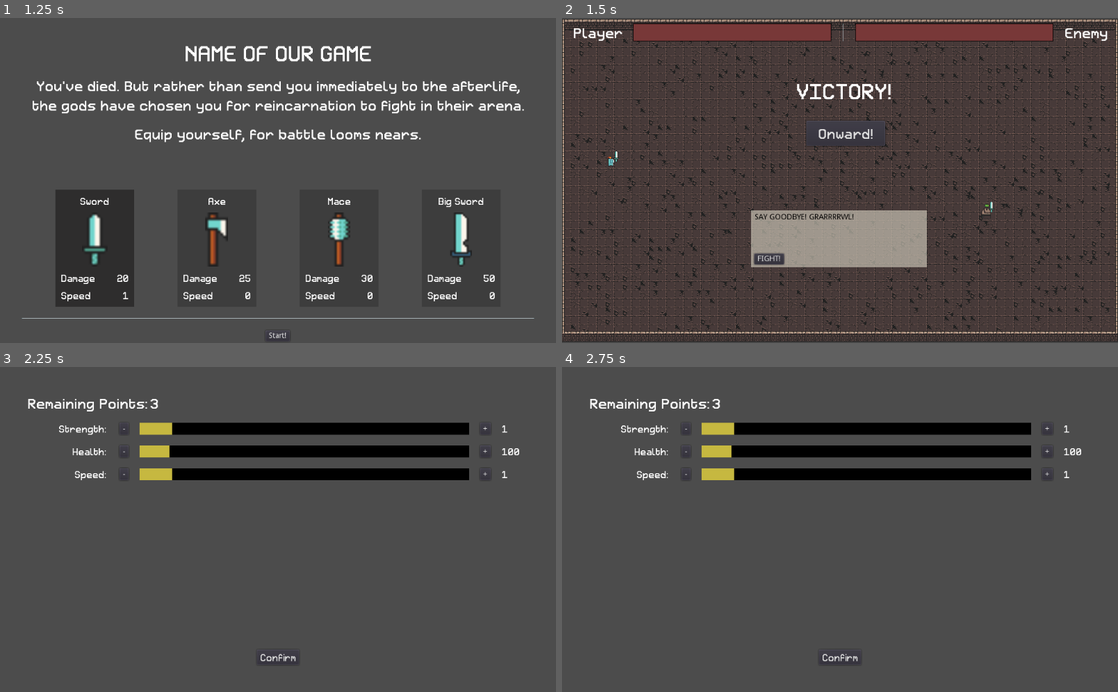
Above: before the commit, frames 1-4 (two rows, left to right).
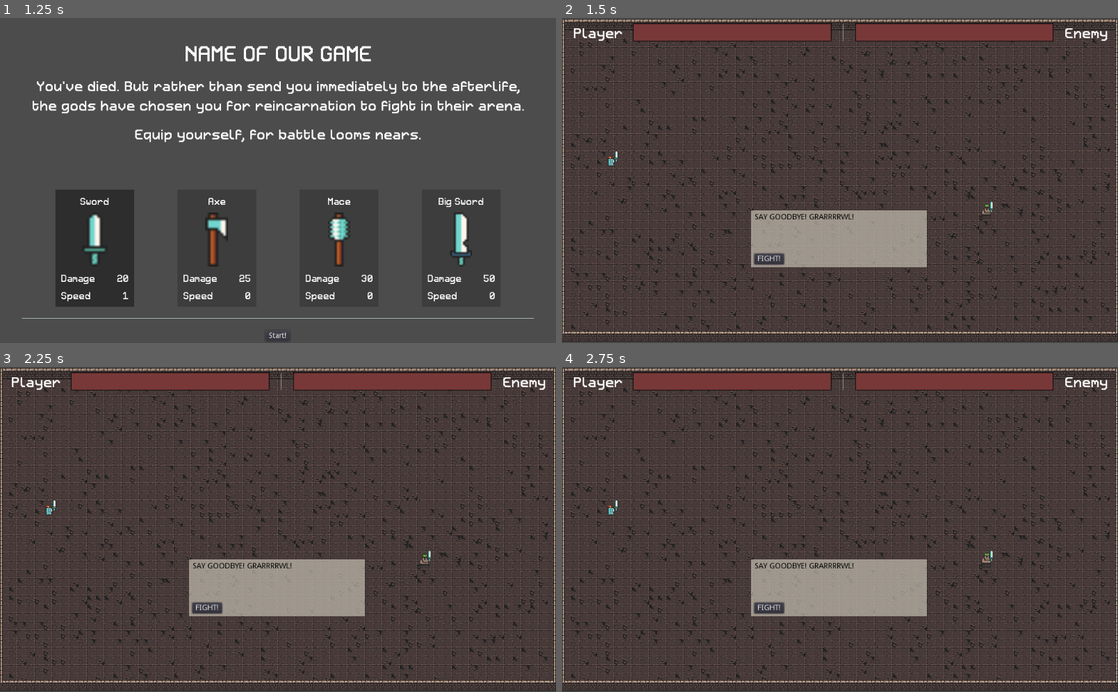
Above: after the commit, the same moments.

Repository: josephmbustamante/ludum-dare-45
Game: Godot game, scene res://Scenes/WeaponPickerScreen.tscn
Two runs of this game, one before a commit and one after it. Both use one fixed random seed, a clock stepped at 60 frames per second and the inputs below.
Inputs (mouse positions are in pixels of both pictures, inside the frame that each line leads up to):
- Up to frame 1 (1.25 s): tap Enter at 0.5 s; move the mouse to (94, 248) at 0.52 s; hold Right (right) from 0.53 s (still down); click (94, 248) at 0.6 s
- Up to frame 2 (1.5 s): release Right (right) at 1.25 s; click "Start!" at 1.25 s
- Up to frame 3 (2.25 s): click (283, 484) at 2 s, where only the run before the commit has a clickable "Onward!"
- Up to frame 4 (2.75 s): no input

Frame 1 is identical in both runs. In frame 2, 0.7% of the frame differs, in the area x 42-60%, y 20-40%; in frame 3, 37%; in frame 4, 37%, in the area x 0-100%, y 0-100%.

Commit message:
Don't accidentally keep victory screen visible

Diff:
--- a/Scenes/Main.tscn
+++ b/Scenes/Main.tscn
@@ -34,6 +34,7 @@
 margin_bottom = 610.0
 
 [node name="VictoryMessage" type="Label" parent="."]
+visible = false
 margin_left = 430.0
 margin_top = 120.0
 margin_right = 606.0
@@ -45,6 +46,7 @@
 uppercase = true
 
 [node name="VictoryButton" type="Button" parent="."]
+visible = false
 margin_left = 450.0
 margin_top = 200.0
 margin_right = 595.0
--- a/Scenes/Player.tscn
+++ b/Scenes/Player.tscn
@@ -1,23 +1,20 @@
-[gd_scene load_steps=15 format=2]
+[gd_scene load_steps=12 format=2]
 
 [ext_resource path="res://Scripts/Player.gd" type="Script" id=1]
-[ext_resource path="res://Assets/Sprites/knight_m_hit_anim_f0.png" type="Texture" id=2]
+[ext_resource path="res://Assets/Sprites/knight_m_idle_anim_f3.png" type="Texture" id=2]
 [ext_resource path="res://Assets/Sprites/knight_m_run_anim_f0.png" type="Texture" id=3]
 [ext_resource path="res://Assets/Sprites/knight_m_run_anim_f1.png" type="Texture" id=4]
 [ext_resource path="res://Assets/Sprites/knight_m_run_anim_f2.png" type="Texture" id=5]
 [ext_resource path="res://Assets/Sprites/knight_m_run_anim_f3.png" type="Texture" id=6]
-[ext_resource path="res://Assets/Sprites/knight_m_idle_anim_f0.png" type="Texture" id=7]
-[ext_resource path="res://Assets/Sprites/knight_m_idle_anim_f1.png" type="Texture" id=8]
-[ext_resource path="res://Assets/Sprites/knight_m_idle_anim_f2.png" type="Texture" id=9]
-[ext_resource path="res://Assets/Sprites/knight_m_idle_anim_f3.png" type="Texture" id=10]
-[ext_resource path="res://Scenes/Weapon.tscn" type="PackedScene" id=11]
-[ext_resource path="res://Resources/HitAnimation.tres" type="Animation" id=12]
+[ext_resource path="res://Assets/Sprites/knight_m_hit_anim_f0.png" type="Texture" id=7]
+[ext_resource path="res://Scenes/Weapon.tscn" type="PackedScene" id=8]
+[ext_resource path="res://Resources/HitAnimation.tres" type="Animation" id=9]
 
 [sub_resource type="SpriteFrames" id=1]
 animations = [ {
 "frames": [ ExtResource( 2 ) ],
 "loop": true,
-"name": "hit",
+"name": "idle",
 "speed": 12.0
 }, {
 "frames": [ ExtResource( 3 ), ExtResource( 4 ), ExtResource( 5 ), ExtResource( 6 ) ],
@@ -25,9 +22,9 @@
 "name": "run",
 "speed": 12.0
 }, {
-"frames": [ ExtResource( 10 ) ],
+"frames": [ ExtResource( 7 ) ],
 "loop": true,
-"name": "idle",
+"name": "hit",
 "speed": 12.0
 } ]
 
Not shown: 1 places in Scenes/Player.tscn that only renumber resources
